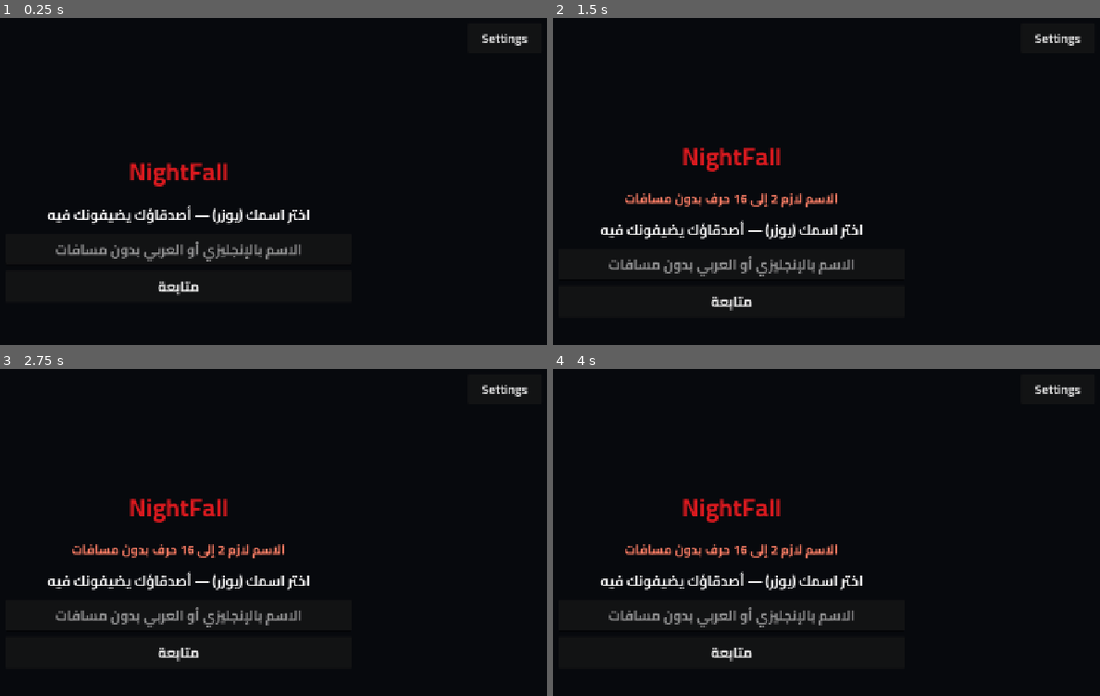
Above: before the commit, frames 1-4 (two rows, left to right).
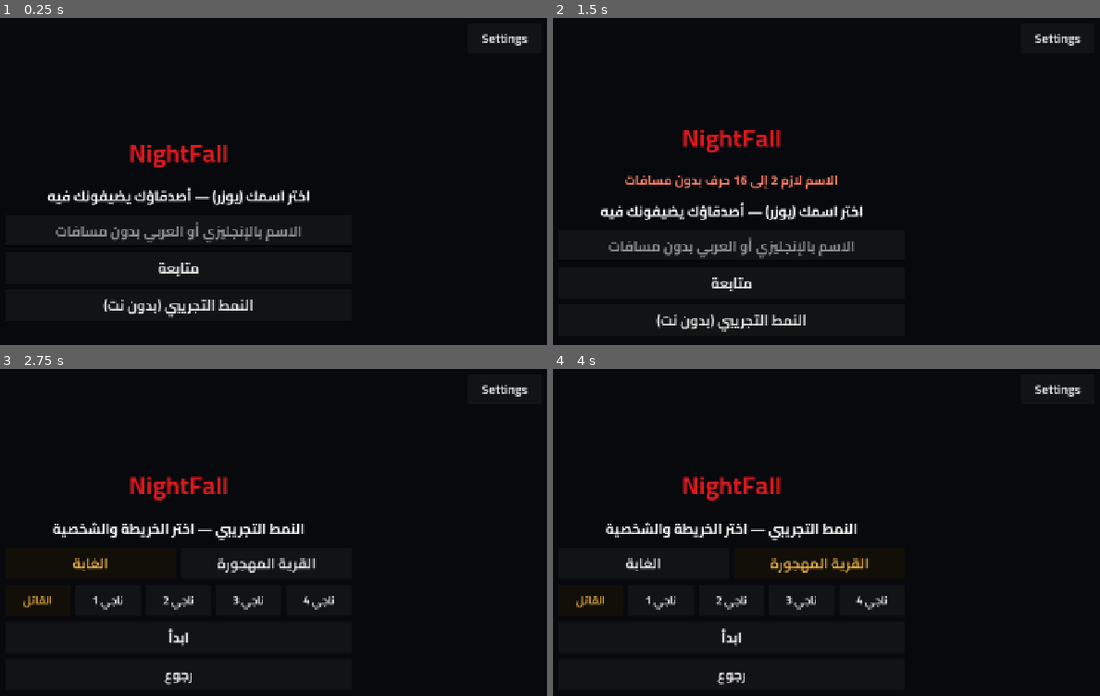
Above: after the commit, the same moments.

Repository: polatmsmakm-ctrl/NightFall3D
Game: Godot game, scene res://scenes/main.tscn
The game is run twice, just before and just after one commit, with the same random seed, the same clock (stepped at 60 frames per second) and the same inputs.
Inputs:
- Up to frame 1 (0.25 s): no input
- Up to frame 2 (1.5 s): click "متابعة" at 0.5 s; click "متابعة" at 1.25 s
- Up to frame 3 (2.75 s): click "متابعة" (after the commit: "النمط التجريبي (بدون نت)") at 2 s
- Up to frame 4 (4 s): click "متابعة" (after the commit: "الغابة") at 2.75 s; click "متابعة" (after the commit: "القرية المهجورة") at 3.5 s

The runs differ from the first frame. In frame 1, 6.2% of the frame differs, in the area x 8-57%, y 38-92%; in frame 2, 7.4%, in the area x 8-57%, y 34-97%; in frame 3, 6.3%; in frame 4, 6.3%.

Commit message:
Trial mode button on first screen and main menu
Co-Authored-By: Claude Fable 5.2 <noreply@anthropic.com>
Claude-Session: https://claude.ai/code/session_01Bg9zKr2h6hCUEH3vts7ZiX

Diff:
--- a/scripts/menu.gd
+++ b/scripts/menu.gd
@@ -144,6 +144,7 @@
 			return
 		Net.configure(n, "")
 		open("main"))
+	_button("النمط التجريبي (بدون نت)", func(): open("offline"))
 
 func _page_main() -> void:
 	_label(_status(), 20, Color(0.6, 0.9, 0.6) if Net.state == "online" else Color(0.8, 0.8, 0.8))
@@ -153,7 +154,7 @@
 	_edit("code", "كود الغرفة", h)
 	_button("دخول", func(): Net.send({"t": "join", "code": typed.get("code", "")}), h, on)
 	_button("الأصدقاء (%d)" % Net.friends.size(), func(): open("friends"))
-	_button("تجربة بدون نت", func(): open("offline"))
+	_button("النمط التجريبي (بدون نت)", func(): open("offline"))
 	_button("الاسم والسيرفر", func():
 		typed["name"] = Net.username; typed["url"] = Net.url; open("settings"))
 
@@ -228,7 +229,7 @@
 	_button("خروج من الغرفة", func(): Net.send({"t": "leave"}))
 
 func _page_offline() -> void:
-	_label("تجربة بدون نت")
+	_label("النمط التجريبي — اختر الخريطة والشخصية")
 	var h := _row()
 	for id in MAPS:
 		var b := _button(MAPS[id], func(): off_map = id; _refresh(), h)
